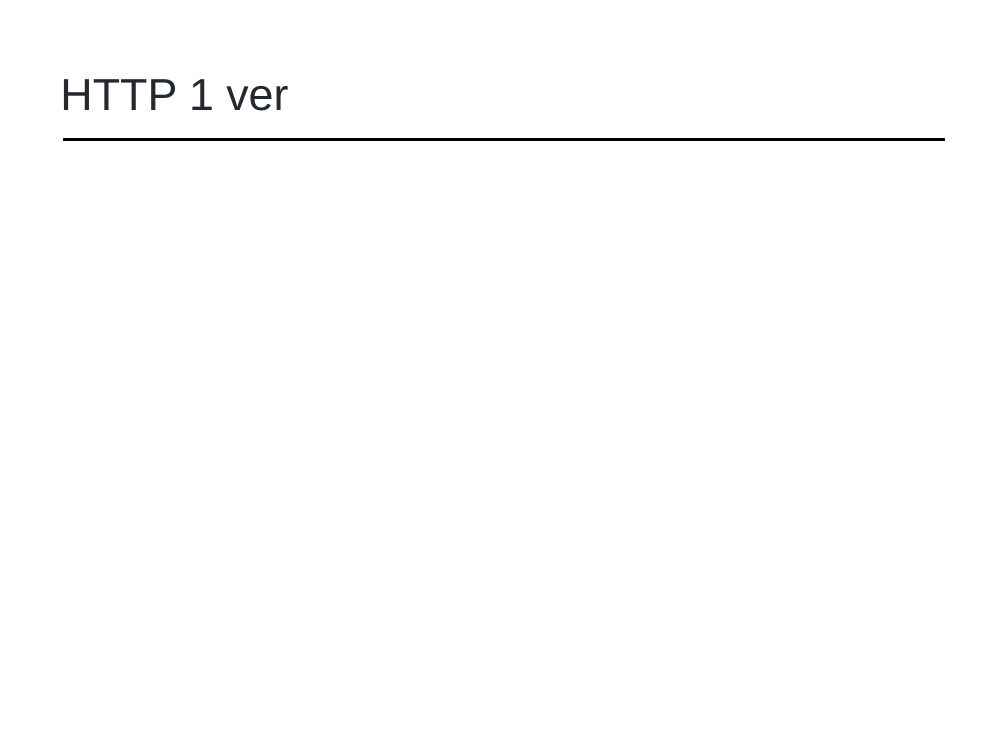
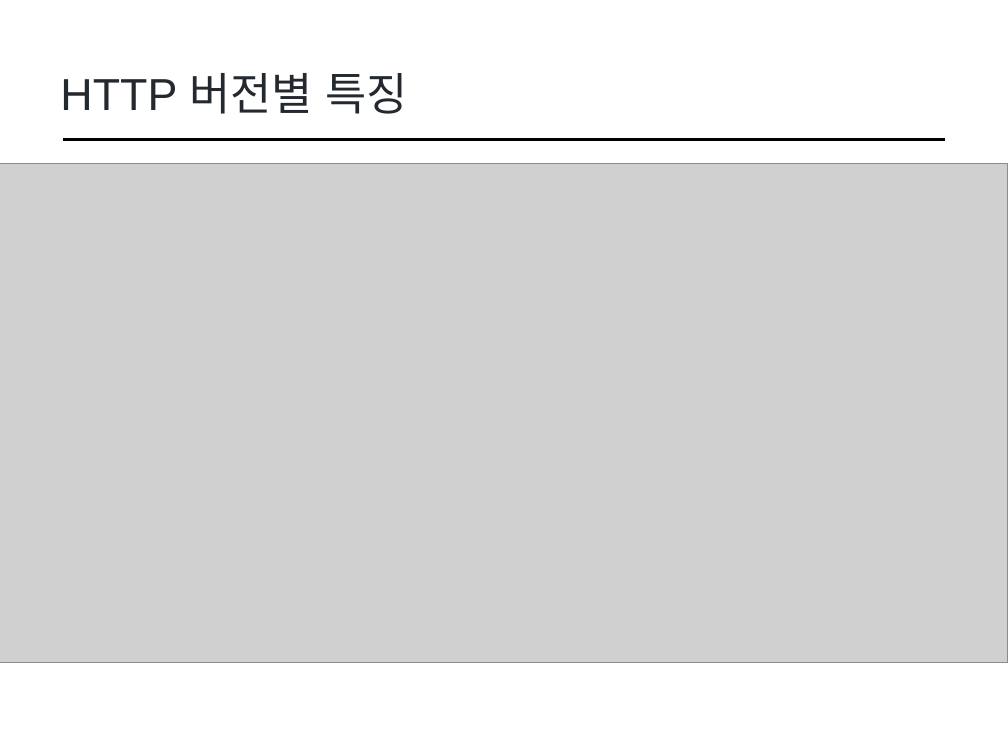
Before and after one commit to cs-study-org/cs-study, a slide deck: slide 13 of 16/yongki/WebServer.pptx (slide 12 before the commit). Drawn at 1008x756 pixels with LibreOffice and Linux fonts; fonts in the diff are those of the drawing; grey boxes stand for pictures. Boxes give left, top, right and bottom in pixels: in the first picture for what was removed or moved away, otherwise in the second. Text is boxed around its words. In the diff, an @@ line names an element or a change of style, - is before the commit and + after.

```diff
--- a/16/yongki/WebServer.pptx
+++ b/16/yongki/WebServer.pptx
@@ title at (60, 73, 407, 114): text changed @@
-HTTP 1 ver
+HTTP 버전별 특징
@@ picture added at (0, 163, 1008, 662) @@
```
Also in this commit, not shown: 4 other slides changed, 1 slide added, 1 slide removed, 2 other files.
